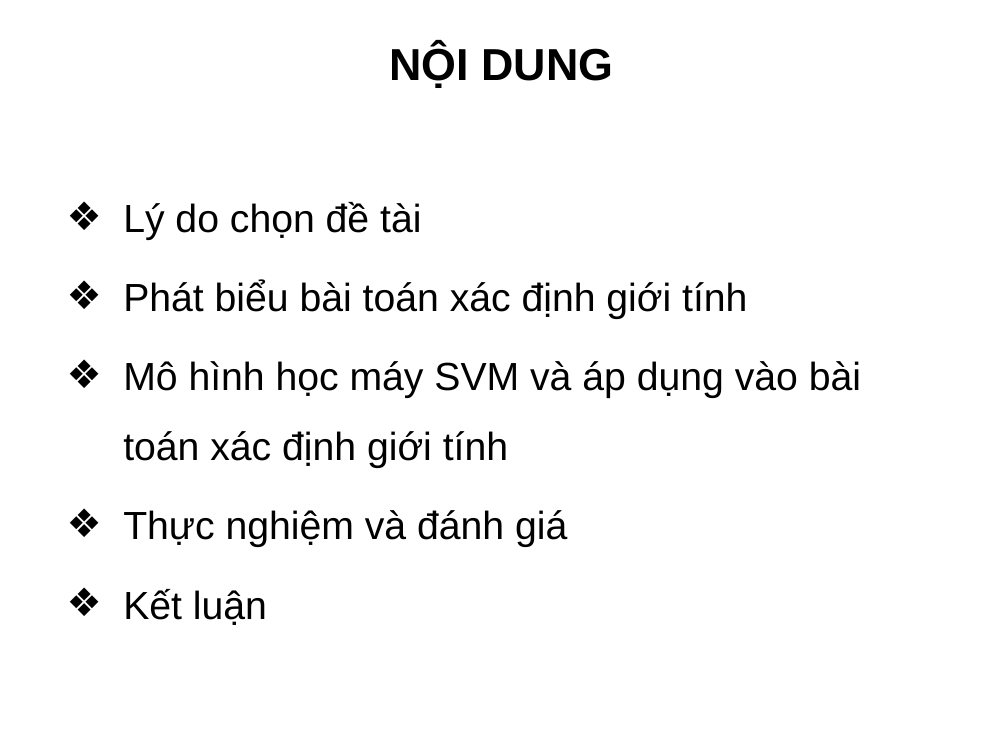
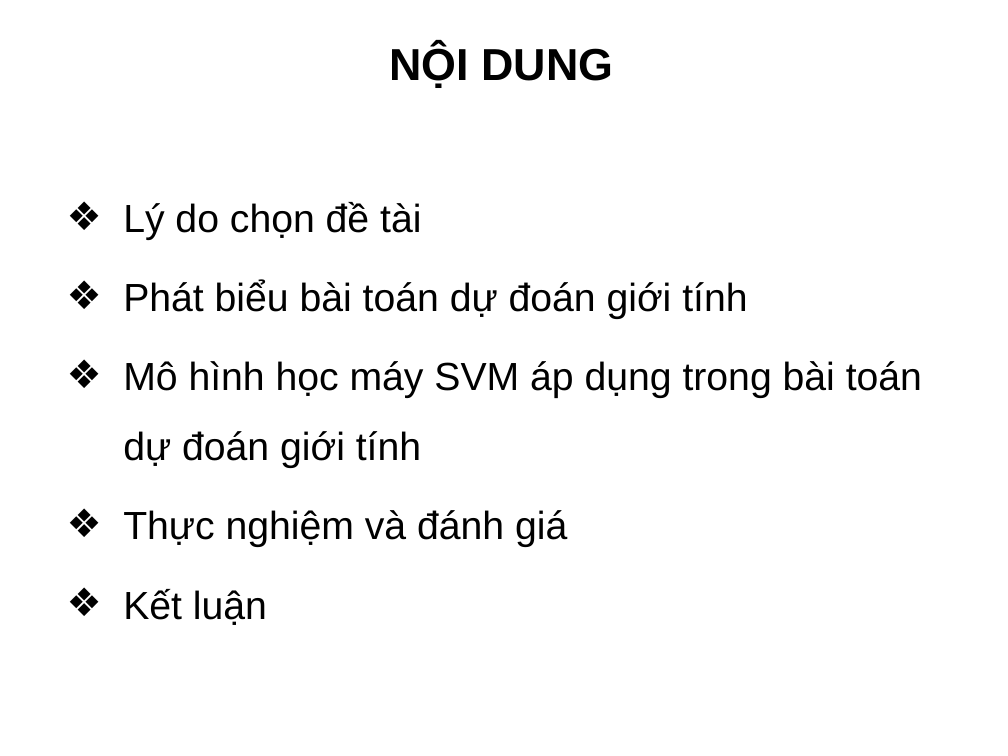
Before and after one commit to truonghaibg/thesis, a slide deck: slide 2 of tchai/Slide_LuanVan_TruongCongHai.ppt. Drawn at 1008x756 pixels with LibreOffice and Linux fonts; fonts in the diff are those of the drawing; background and template pictures are left out. Boxes give left, top, right and bottom in pixels: in the first picture for what was removed or moved away, otherwise in the second. Text is boxed around its words. In the diff, an @@ line names an element or a change of style, - is before the commit and + after.

Commit message:
update

```diff
--- a/tchai/Slide_LuanVan_TruongCongHai.ppt
+++ b/tchai/Slide_LuanVan_TruongCongHai.ppt
@@ text at [123,280,922,468]: text changed @@
-❖ Phát biểu bài toán xác định giới tính
-❖ Mô hình học máy SVM và áp dụng vào bài toán xác định giới tính
+❖ Phát biểu bài toán dự đoán giới tính
+❖ Mô hình học máy SVM áp dụng trong bài toán dự đoán giới tính
```
Also in this commit, not shown: 3 other slides changed, 6 slides added, 1 slide removed.
